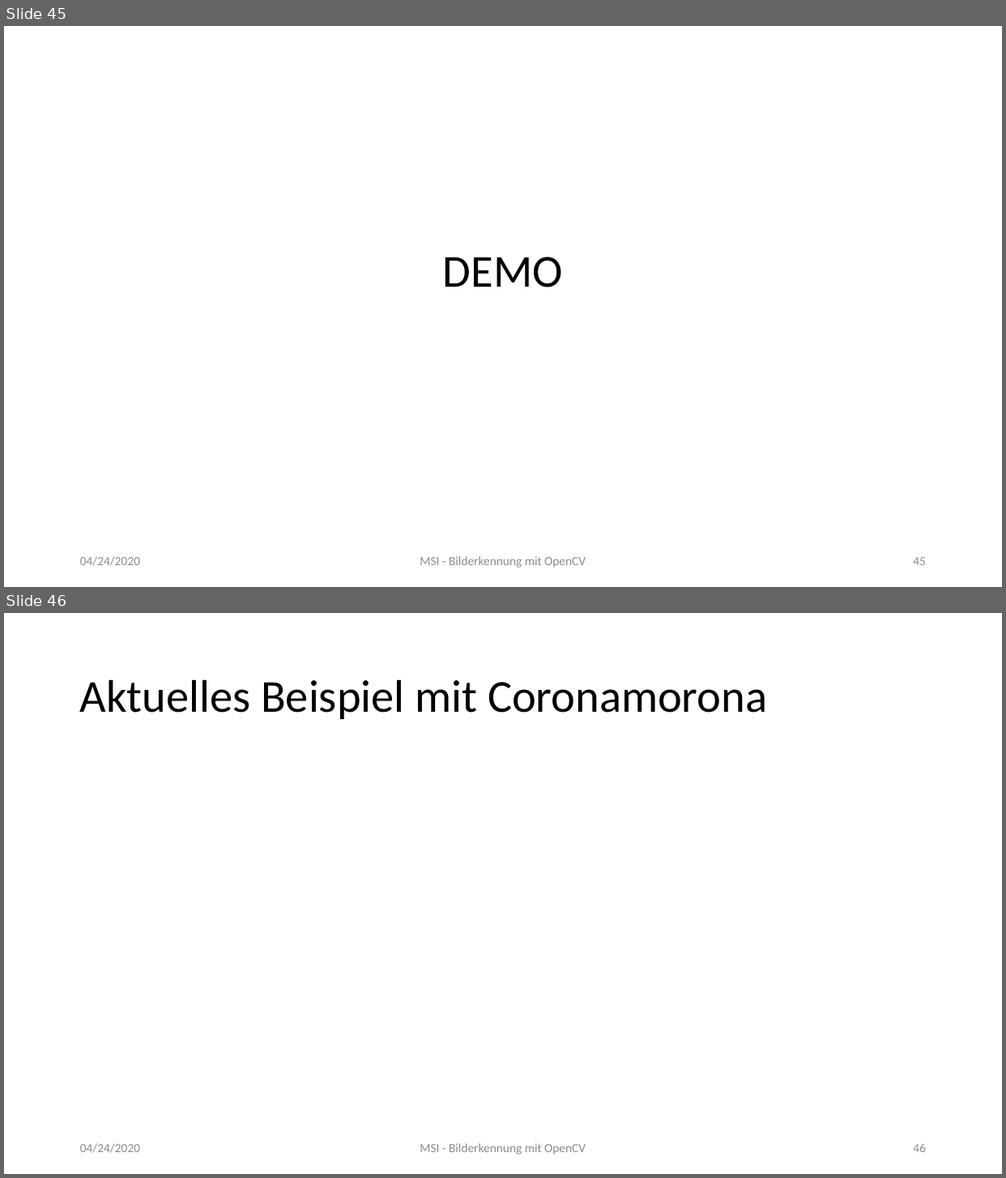
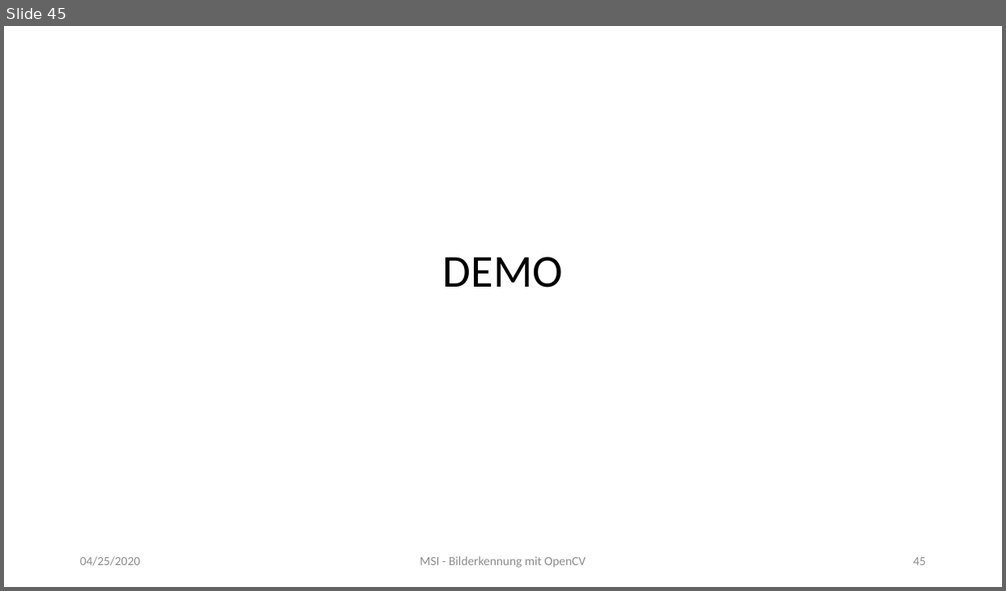
Before and after one commit to MarkusClln/MSI, a slide deck: Bilderkennung mit OpenCV.pptx. Shown one above the other, each under a label of ours: slides 45 and 46 before the commit, slide 45 after it. The pictures are 1006x1178 and 1006x591 pixels, drawn with LibreOffice and Linux fonts; fonts in the diff are those of the drawing. Boxes give left, top, right and bottom in pixels: in the first picture for what was removed or moved away, otherwise in the second. Text is boxed around its words. In the diff, an @@ line names an element or a change of style, - is before the commit and + after.

```diff
--- a/Bilderkennung mit OpenCV.pptx
+++ b/Bilderkennung mit OpenCV.pptx
@@ slide 46 removed at [4,613,1002,1174], background #FFFFFF @@
@@ title removed at [80,679,767,719] @@
-Aktuelles Beispiel mit Coronamorona
@@ text removed at [80,1144,140,1153] @@
-04/24/2020
@@ text removed at [420,1144,586,1155] @@
-MSI - Bilderkennung mit OpenCV
@@ page number removed at [913,1144,926,1152] @@
-46
@@ slide 45 changed as well @@
@@ text at [80,557,140,566]: text changed @@
-04/24/2020
+04/25/2020
```
Also in this commit, not shown: 46 other slides changed.
